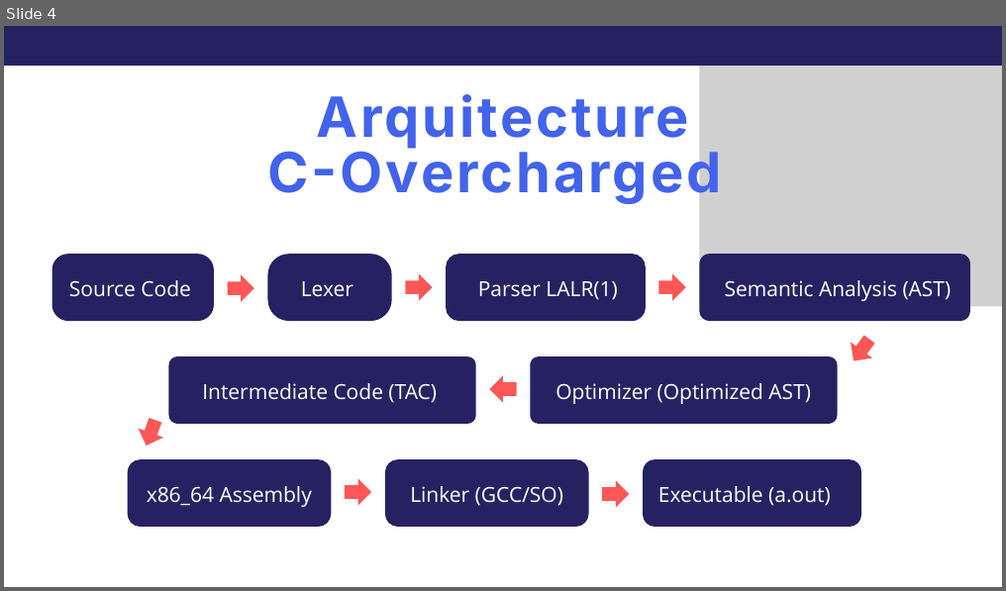
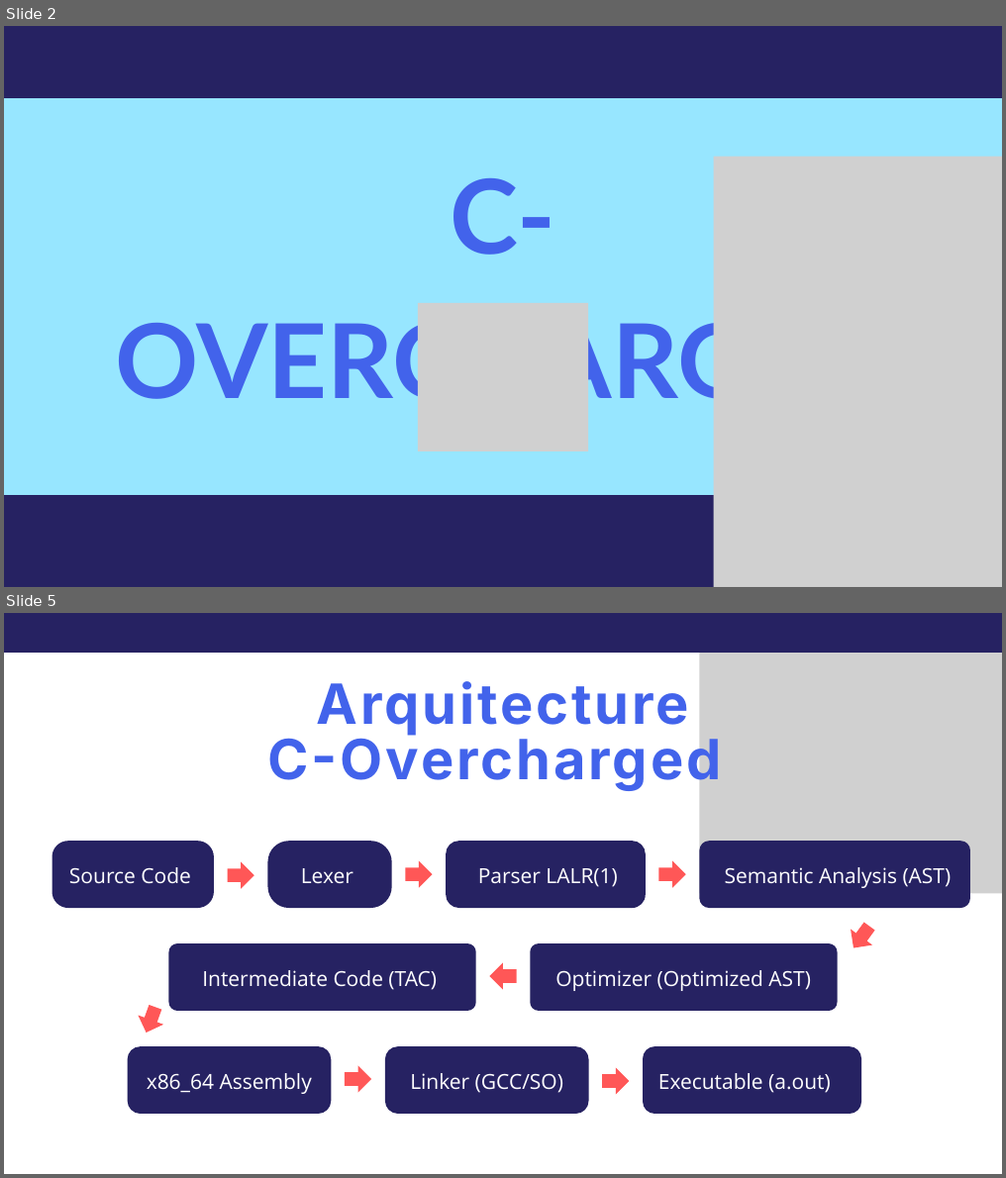
Before and after one commit to percivalespi/Team01-Compilers-FinalProject, a slide deck: unam.fi.compilers.g5.01/doc/Presentation-01-Compilers-FinalProject.pptx. Shown one above the other, each under a label of ours: slide 4 before the commit, slides 2 and 5 after it; the slides between them are not shown. The pictures are 1006x591 and 1006x1178 pixels, drawn with LibreOffice and Linux fonts; fonts in the diff are those of the drawing; grey boxes stand for pictures. Boxes give left, top, right and bottom in pixels: in the first picture for what was removed or moved away, otherwise in the second. Text is boxed around its words. In the diff, an @@ line names an element or a change of style, - is before the commit and + after.

```diff
--- a/unam.fi.compilers.g5.01/doc/Presentation-01-Compilers-FinalProject.pptx
+++ b/unam.fi.compilers.g5.01/doc/Presentation-01-Compilers-FinalProject.pptx
@@ slide 2 added at [4, 26, 1002, 587], background #FFFFFF @@
@@ freeform shape added at [4, 26, 1002, 98], fill #262262 @@
@@ freeform shape added at [4, 71, 1002, 527], fill #97E6FF @@
@@ picture added at [714, 157, 1002, 587] @@
@@ text added at [115, 178, 890, 417], 149.1 pt, text #4263EB, bold @@
+C-OVERCHARGED
@@ picture added at [418, 303, 588, 452] @@
@@ freeform shape added at [4, 495, 1002, 587], fill #262262 @@
@@ what was slide 4 is now slide 5 @@
```
Also in this commit, not shown: 2 slides changed.
